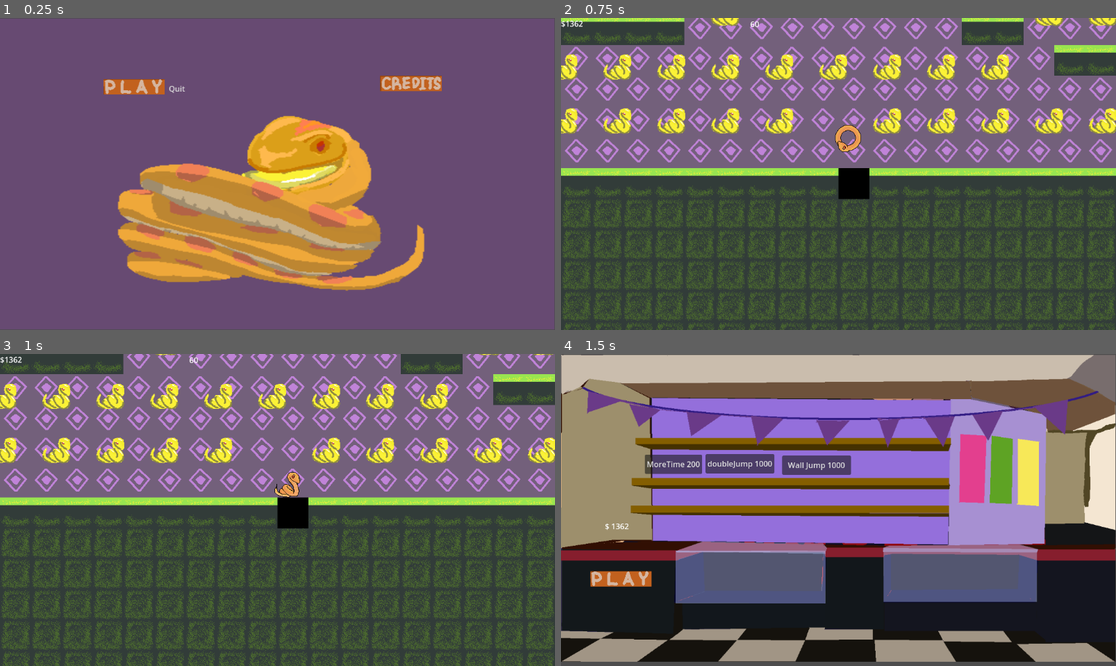
Above: before the commit, frames 1-4 (two rows, left to right).
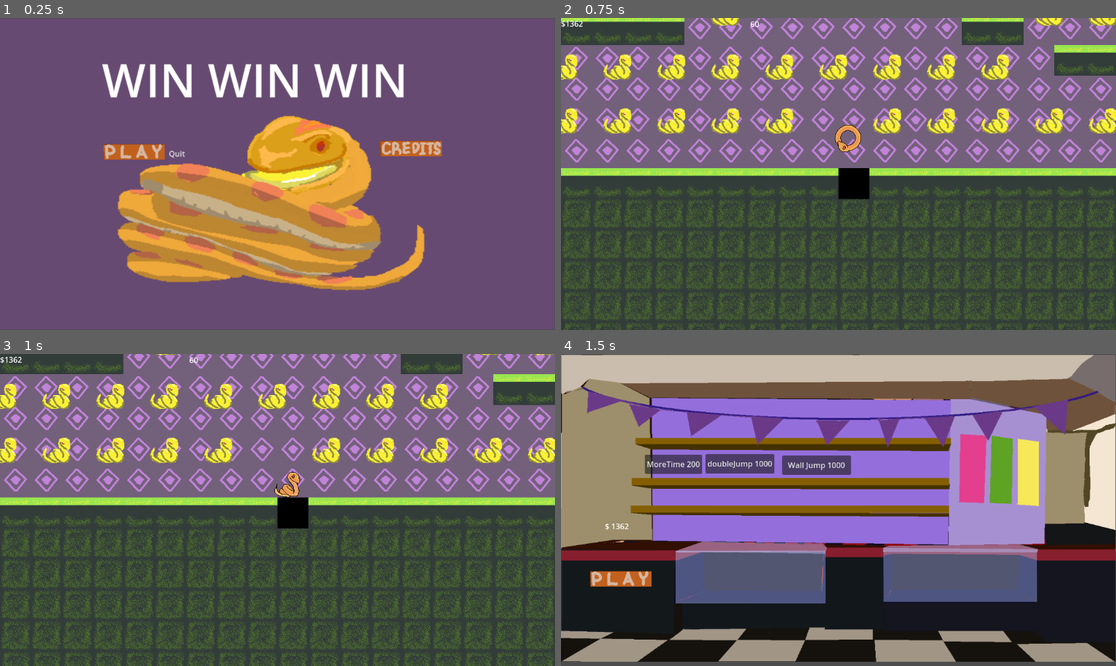
Above: after the commit, the same moments.

Repository: tgruenewald/LD58
Game: Godot game, scene res://scenes/main_menu.tscn
Same seed, same stepped clock (60 frames per second), same inputs: the game is played once before the commit and once after it. This scene is started directly instead of the project's main scene.
Inputs (mouse positions are in pixels of both pictures, inside the frame that each line leads up to; where the layout moved, square brackets give the same spot in the first picture):
- Up to frame 1 (0.25 s): no input
- Up to frame 2 (0.75 s): click (694, 155) [694, 89] at 0.5 s
- Up to frame 3 (1 s): no input
- Up to frame 4 (1.5 s): tap Enter (ui_accept) at 1.25 s; hold Right (ui_right) from 1.28 s (still down); hold R from 1.28 s (still down)

The runs differ from the first frame. In frame 1, 4.5% of the frame differs, in the area x 18-80%, y 14-46%; in frame 2, nothing differs; in frame 3, nothing differs; in frame 4, nothing differs.

Commit message:
added title

Diff:
--- a/project.godot
+++ b/project.godot
@@ -10,7 +10,7 @@
 
 [application]
 
-config/name="Snakycollectot"
+config/name="WIN WIN WIN"
 run/main_scene="uid://cbyog2hsvus8d"
 config/features=PackedStringArray("4.4", "Forward Plus")
 config/icon="res://icon.svg"
--- a/scenes/main_menu.tscn
+++ b/scenes/main_menu.tscn
@@ -17,11 +17,21 @@
 
 [node name="Camera2D" type="Camera2D" parent="Sprite2D"]
 
+[node name="TitleLabel" type="Label" parent="."]
+offset_left = -700.0
+offset_top = -400.0
+offset_right = -560.0
+offset_bottom = -360.0
+theme_override_font_sizes/font_size = 96
+text = "WIN WIN WIN"
+horizontal_alignment = 1
+vertical_alignment = 1
+
 [node name="ColorRect" type="ColorRect" parent="."]
 offset_left = -696.0
-offset_top = -335.0
+offset_top = -200.0
 offset_right = -564.0
-offset_bottom = -300.0
+offset_bottom = -165.0
 color = Color(1, 1, 1, 0)
 
 [node name="HBoxContainer" type="HBoxContainer" parent="ColorRect"]
@@ -41,9 +51,9 @@
 
 [node name="ColorRect2" type="ColorRect" parent="."]
 offset_left = -122.0
-offset_top = -342.0
+offset_top = -207.0
 offset_right = 12.0
-offset_bottom = -295.0
+offset_bottom = -160.0
 color = Color(1, 1, 1, 0)
 
 [node name="MarginContainer" type="MarginContainer" parent="ColorRect2"]
